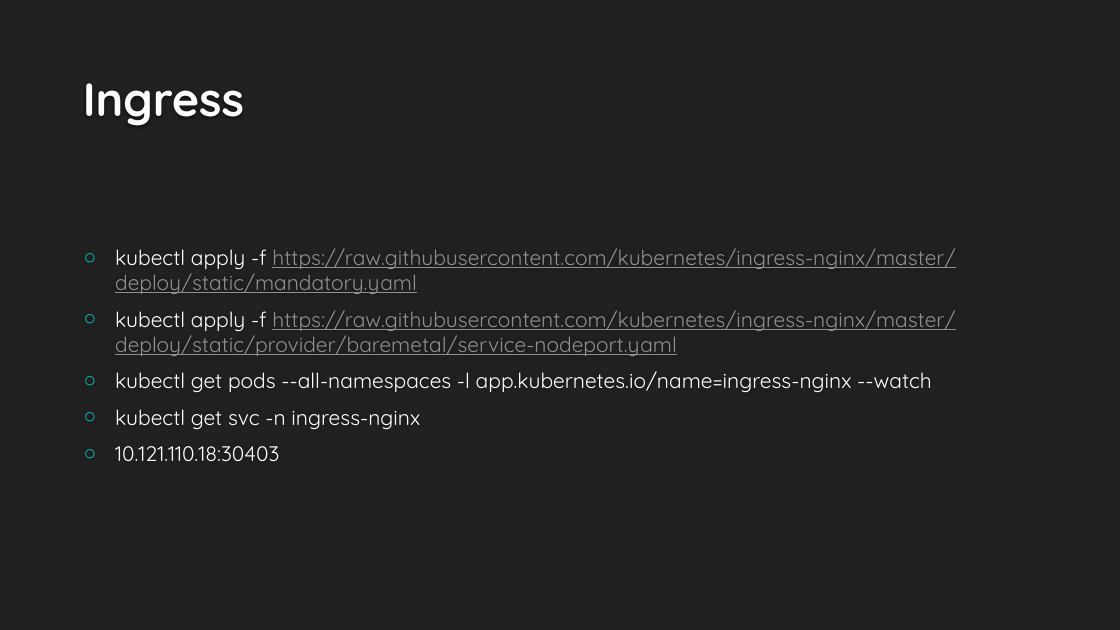
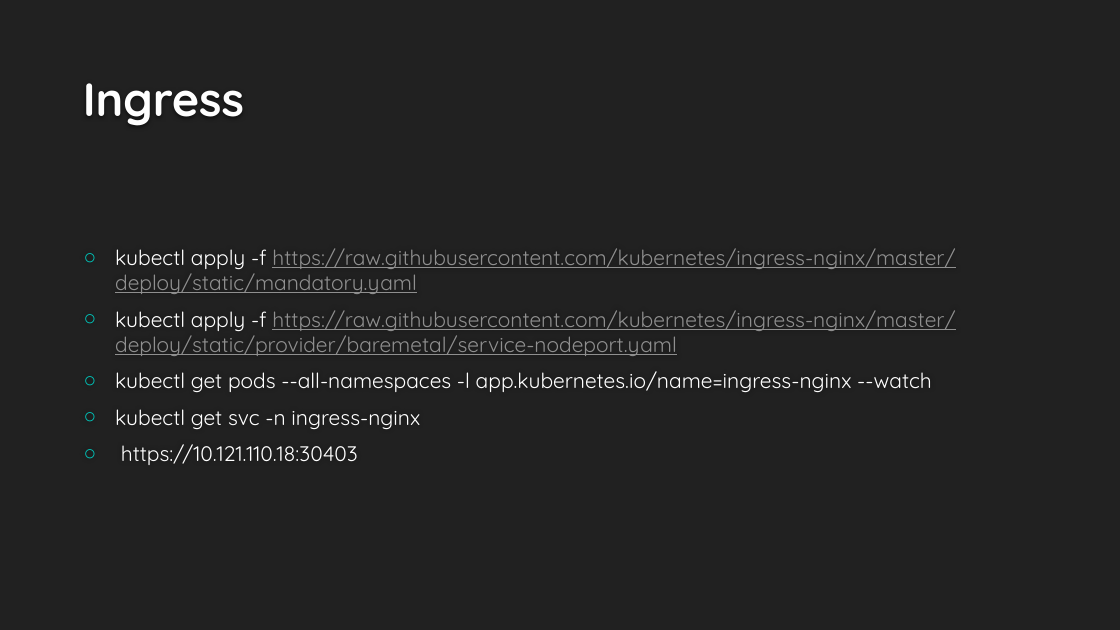
Before and after one commit to airuitian/CloudNative, a slide deck: slide 13 of kubernetes/k8s006.pptx. Drawn at 1120x630 pixels with LibreOffice and Linux fonts; fonts in the diff are those of the drawing; background and template pictures are left out. Boxes give left, top, right and bottom in pixels: in the first picture for what was removed or moved away, otherwise in the second. Text is boxed around its words. In the diff, an @@ line names an element or a change of style, - is before the commit and + after.

```diff
--- a/kubernetes/k8s006.pptx
+++ b/kubernetes/k8s006.pptx
@@ text at bbox=[121, 444, 358, 465]: text changed @@
-○ 10.121.110.18:30403
+○ https://10.121.110.18:30403
```
Also in this commit, not shown: 1 other slide changed.
